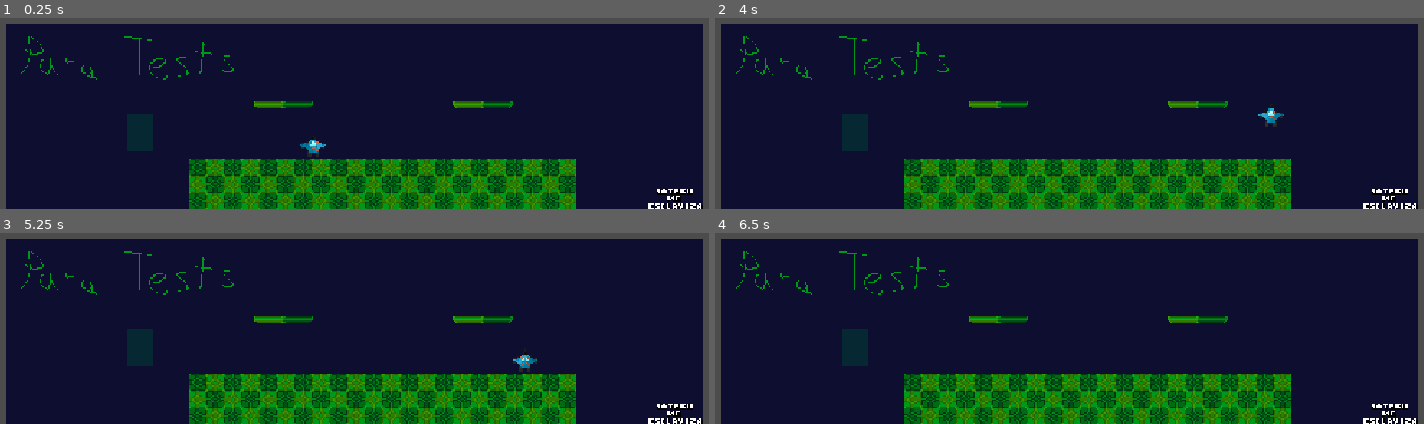
Above: before the commit, frames 1-4 (two rows, left to right).
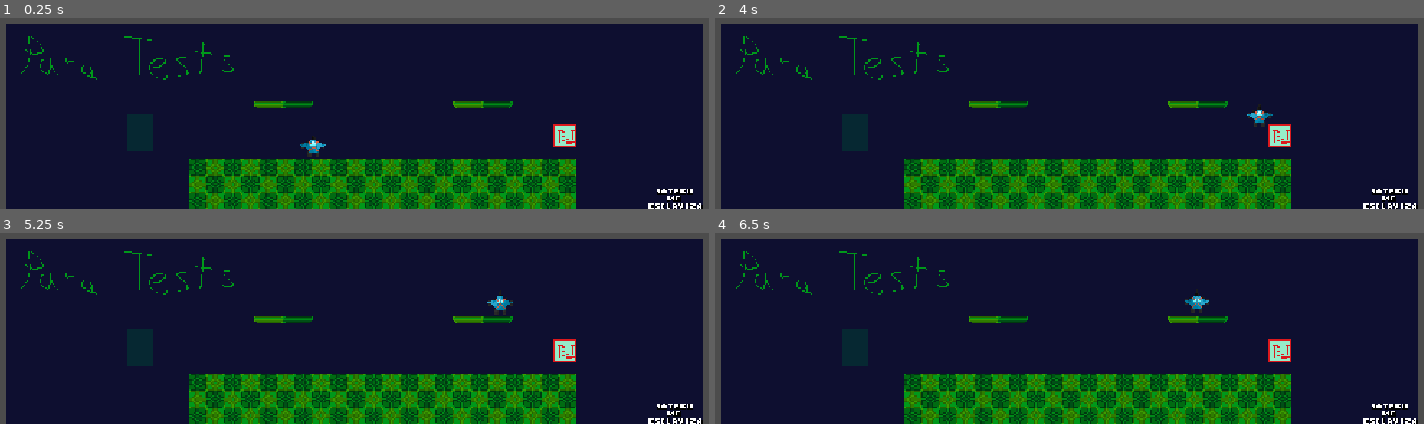
Above: after the commit, the same moments.

Repository: SaternDev/PixelVs2D
Game: Godot game, scene res://Scenes/SceneMap1.tscn
The game is run twice, just before and just after one commit, with the same random seed, the same clock (stepped at 60 frames per second) and the same inputs.
Inputs:
- Up to frame 1 (0.25 s): no input
- Up to frame 2 (4 s): tap Enter (ui_accept) at 0.5 s; hold D (Derecha) 0.53-2.03 s; tap Space (Salto) at 0.77, 1.52, 3.02, 3.77 s; hold A (Izquierda) 2.03-2.78 s; hold D (Derecha) from 2.78 s (still down)
- Up to frame 3 (5.25 s): release D (Derecha) at 4.28 s; hold A (Izquierda) 4.28-5.03 s; tap Space (Salto) at 4.52 s; hold D (Derecha) from 5.03 s (still down)
- Up to frame 4 (6.5 s): release D (Derecha) at 5.78 s; hold A (Izquierda) from 5.78 s (still down); tap Space (Salto) at 6.02 s

The runs differ from the first frame. In frame 1, 0.4% of the frame differs, in the area x 77-82%, y 55-68%; in frame 2, 0.7%; in frame 3, 0.7%, in the area x 68-82%, y 32-73%; in frame 4, 0.6%.

Commit message:
Cambios en el mapa
-Añadido el tester

Diff:
--- a/Scenes/SceneMap1.tscn
+++ b/Scenes/SceneMap1.tscn
@@ -1,7 +1,8 @@
-[gd_scene load_steps=3 format=3 uid="uid://d4kbaifmdlkx8"]
+[gd_scene load_steps=4 format=3 uid="uid://d4kbaifmdlkx8"]
 
 [ext_resource type="PackedScene" uid="uid://md8o8cx2y4mj" path="res://Resources/map1.tscn" id="1_mf3p7"]
 [ext_resource type="PackedScene" uid="uid://bu2iierpxiy1w" path="res://Resources/player1.tscn" id="2_nf5f6"]
+[ext_resource type="PackedScene" uid="uid://b44q6cigtixvu" path="res://Resources/tester_hit_receiber.tscn" id="3_f1giu"]
 
 [node name="Node2D" type="Node2D"]
 
@@ -10,3 +11,6 @@
 
 [node name="CharacterBody2D" parent="." instance=ExtResource("2_nf5f6")]
 position = Vector2(510.00003, 555)
+
+[node name="TesterHitReceiber" parent="." instance=ExtResource("3_f1giu")]
+position = Vector2(872, 542)
